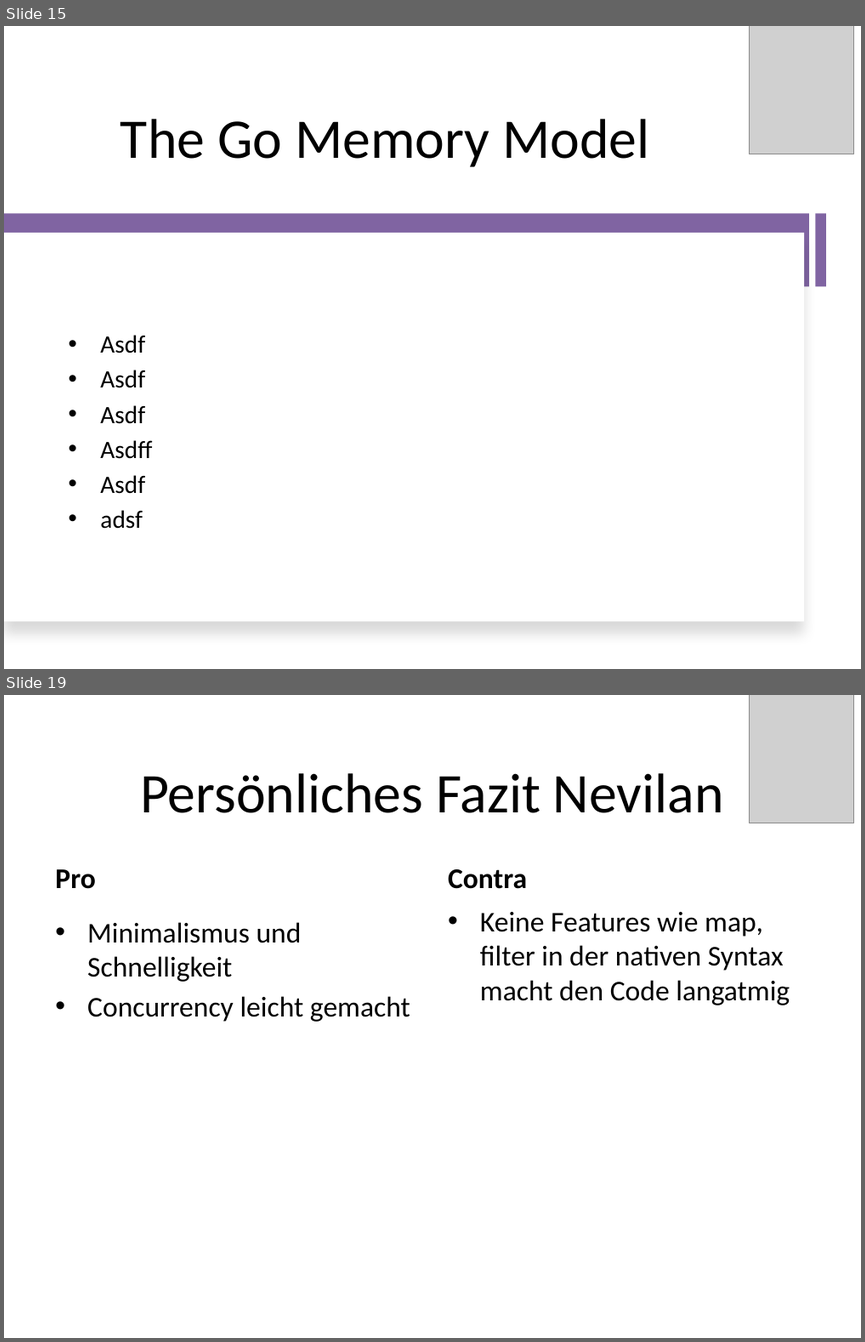
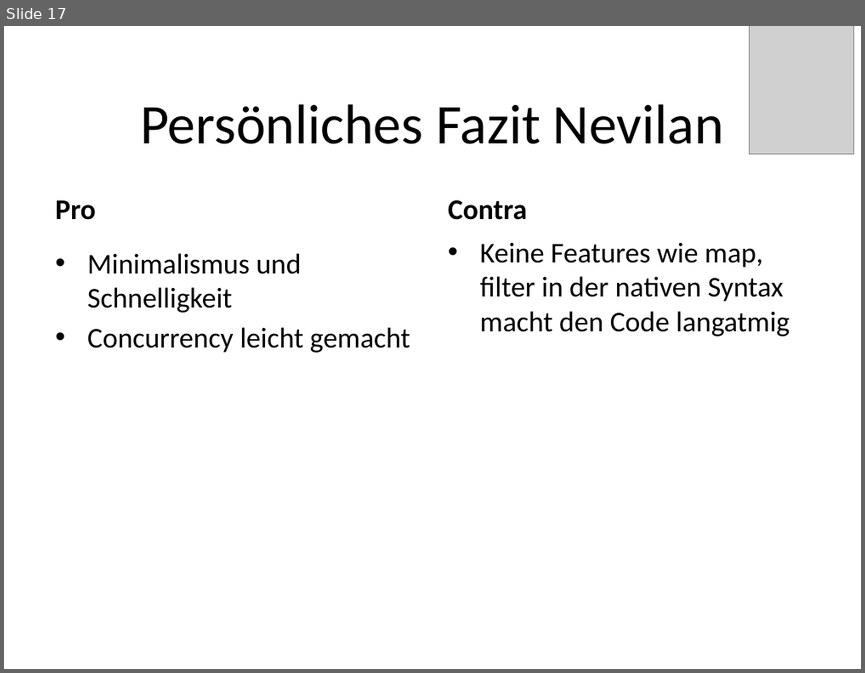
Before and after one commit to RatedNextGen/pcp-go, a slide deck: presentation/GO-Präsi.pptx. Shown one above the other, each under a label of ours: slides 15 and 19 before the commit, slide 17 after it; the slides between them are not shown. The pictures are 865x1342 and 865x673 pixels, drawn with LibreOffice and Linux fonts; fonts in the diff are those of the drawing; grey boxes stand for pictures. Boxes give left, top, right and bottom in pixels: in the first picture for what was removed or moved away, otherwise in the second. Text is boxed around its words. In the diff, an @@ line names an element or a change of style, - is before the commit and + after.

```diff
--- a/presentation/GO-Präsi.pptx
+++ b/presentation/GO-Präsi.pptx
@@ slide 15 removed at box(4, 26, 861, 669), background #FFFFFF @@
@@ picture removed at box(749, 26, 854, 154) @@
@@ title removed at box(120, 119, 649, 167) @@
-The Go Memory Model
@@ rectangle removed at box(4, 214, 810, 286) @@
@@ rectangle removed at box(815, 213, 825, 286) @@
@@ rectangle removed at box(4, 233, 804, 622) @@
@@ text removed at box(100, 335, 152, 528) @@
-• Asdf
-• Asdf
-• Asdf
-• Asdff
-• Asdf
-• adsf
@@ what was slide 19 is now slide 17 @@
```
Also in this commit, not shown: 10 slides changed, 5 slides added, 6 other slides removed, 12 other files.
